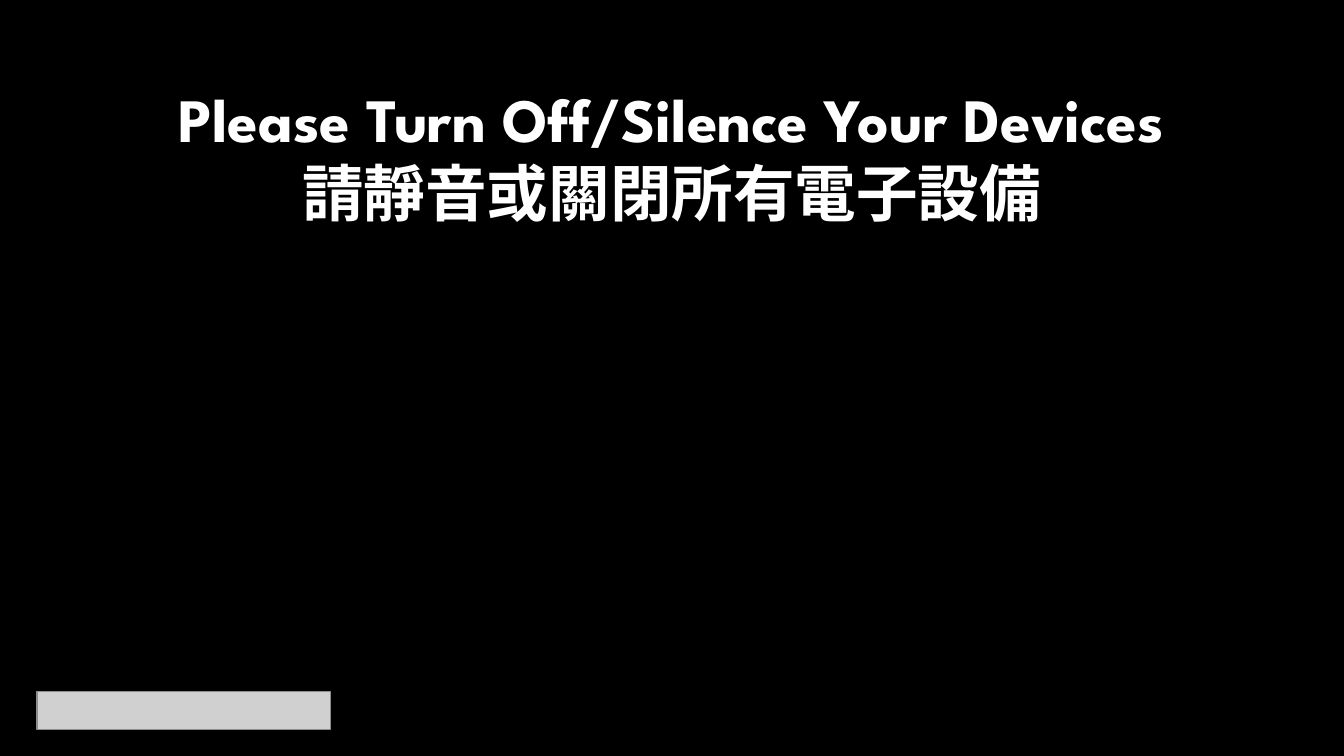
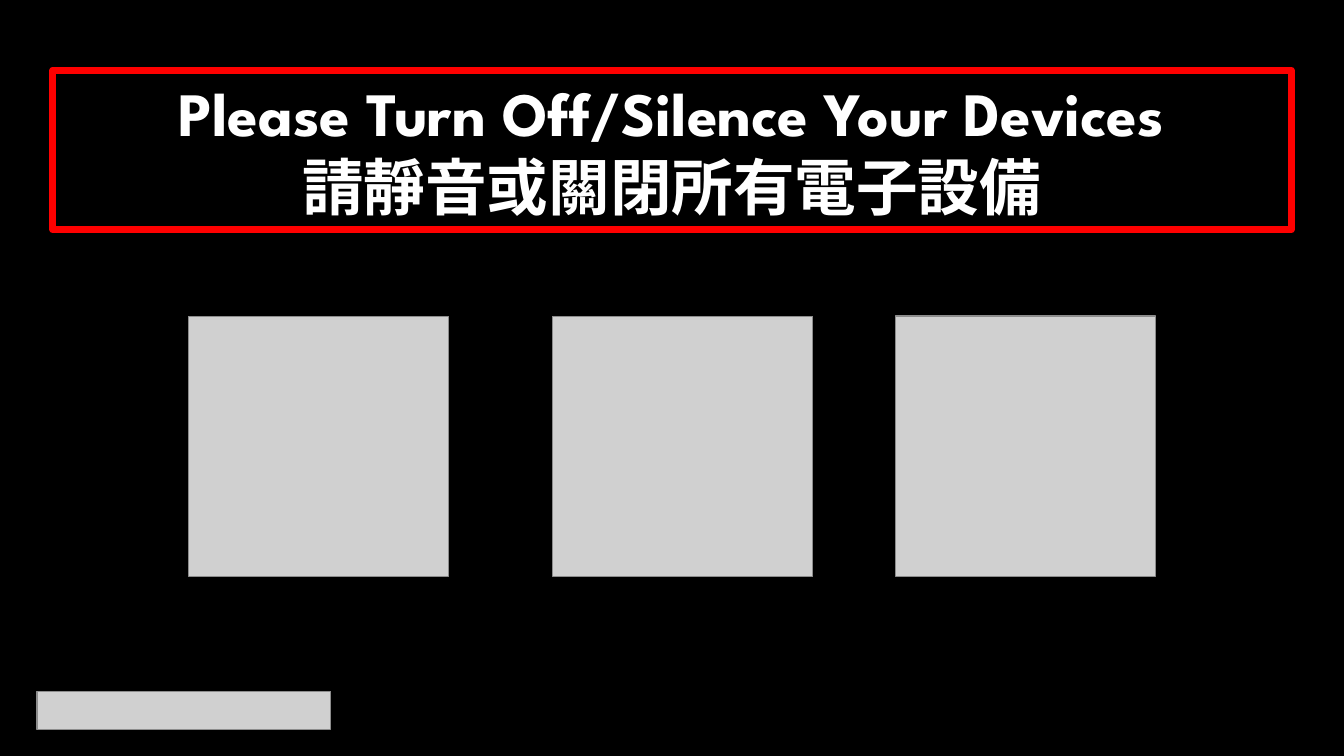
Before and after one commit to calebchanwy/tjc-powerpoint, a slide deck: slide 7 of TJCPowerPoint/Resources/ServiceWidescreen.pptx. Drawn at 1344x756 pixels with LibreOffice and Linux fonts; fonts in the diff are those of the drawing; grey boxes stand for pictures. Boxes give left, top, right and bottom in pixels: in the first picture for what was removed or moved away, otherwise in the second. Text is boxed around its words. In the diff, an @@ line names an element or a change of style, - is before the commit and + after.

Commit message:
20/05/22 Turn Off Added to each slide

```diff
--- a/TJCPowerPoint/Resources/ServiceWidescreen.pptx
+++ b/TJCPowerPoint/Resources/ServiceWidescreen.pptx
@@ rectangle "Please Turn Off/Silence Your Devices": place and size @@
-rectangle "Please Turn Off/Silence Your Devices" at (178,99,1164,222)
+rectangle "Please Turn Off/Silence Your Devices" at (52,71,1291,230)
@@ rectangle "Please Turn Off/Silence Your Devices" at (52,71,1291,230): outline none to #FF0000 5 pt @@
@@ picture added at (189,317,449,577) @@
@@ picture added at (554,317,814,577) @@
@@ picture added at (895,317,1155,577) @@
```
Also in this commit, not shown: 6 other slides changed, 13 other files.
